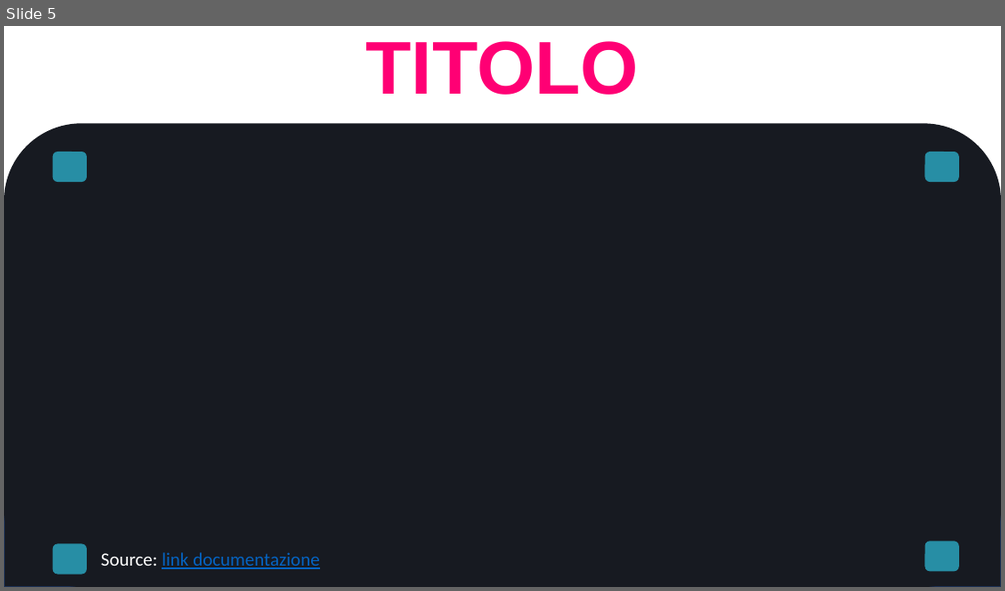
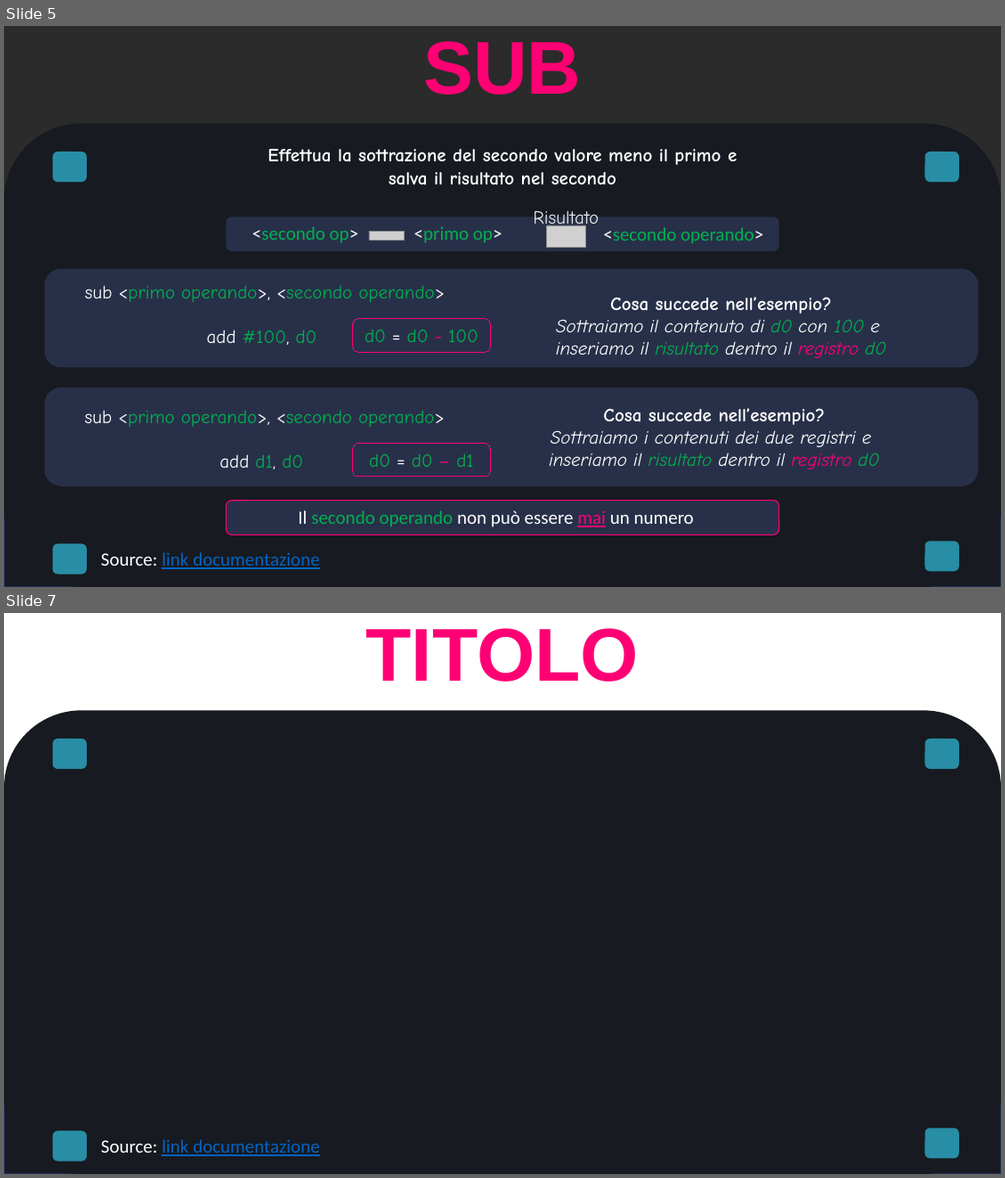
Before and after one commit to Giacomix02/Linux-day-2023, a slide deck: m68k.pptx. Shown one above the other, each under a label of ours: slide 5 before the commit, slides 5 and 7 after it; the slides between them are not shown. The pictures are 1005x591 and 1005x1178 pixels, drawn with LibreOffice and Linux fonts; fonts in the diff are those of the drawing; grey boxes stand for pictures; background and template pictures are left out; a plain dark background stands for a picture behind light text. Boxes give left, top, right and bottom in pixels: in the first picture for what was removed or moved away, otherwise in the second. Text is boxed around its words. In the diff, an @@ line names an element or a change of style, - is before the commit and + after.

```diff
--- a/m68k.pptx
+++ b/m68k.pptx
@@ slide 5 added at (4, 26, 1001, 587), background picture (left out) @@
@@ text added at (423, 41, 581, 95), 72 pt, text #FF0074, bold @@
+SUB
@@ rounded rectangle added at (4, 123, 1001, 587), fill #171A21 @@
@@ rounded rectangle added at (53, 151, 87, 183), fill #278EA5 @@
@@ text added at (267, 149, 736, 185), 18 pt, text #FFFFFF, bold @@
+Effettua la sottrazione del secondo valore meno il primo e salva il risultato nel secondo
@@ rounded rectangle added at (925, 151, 960, 183), fill #278EA5 @@
@@ text added at (533, 211, 599, 231), 18 pt, text #E7E6E6 @@
+Risultato
@@ rounded rectangle added at (226, 216, 779, 251), fill #283049 @@
@@ text added at (252, 226, 359, 243), 18 pt, text #00B050 @@
+<secondo op>
@@ picture added at (369, 231, 404, 240) @@
@@ text added at (414, 227, 502, 243), 18 pt, text #00B050 @@
+<primo op>
@@ picture added at (547, 225, 586, 248) @@
@@ text added at (603, 227, 763, 244), 18 pt, text #00B050 @@
+<secondo operando>
@@ rounded rectangle added at (44, 269, 979, 368), fill #283049 @@
@@ text added at (85, 285, 445, 345), 18 pt, text #00B050 @@
+sub <primo operando>, <secondo operando>
+add #100, d0
@@ rounded rectangle added at (353, 319, 490, 352), outline #FF0074 0.75 pt, 18 pt, text #00B050 @@
+d0 = d0 - 100
@@ text added at (556, 297, 886, 358), 18 pt, text #FFFFFF, italic @@
+Cosa succede nell’esempio?
+Sottraiamo il contenuto di d0 con 100 e
+inseriamo il risultato dentro il registro d0
@@ rounded rectangle added at (44, 387, 979, 486), fill #283049 @@
@@ text added at (85, 410, 445, 469), 18 pt, text #00B050 @@
+sub <primo operando>, <secondo operando>
+add d1, d0
@@ text added at (549, 408, 879, 469), 18 pt, text #FFFFFF, italic @@
+Cosa succede nell’esempio?
+Sottraiamo i contenuti dei due registri e
+inseriamo il risultato dentro il registro d0
@@ rounded rectangle added at (353, 443, 490, 477), outline #FF0074 0.75 pt, 18 pt, text #00B050 @@
+d0 = d0 – d1
@@ rounded rectangle added at (226, 500, 779, 534), fill #283049, outline #FF0074 1 pt @@
@@ rectangle added at (4, 516, 1001, 587), fill #171A21, outline #1E3256 1 pt @@
@@ text added at (298, 510, 694, 527), 18 pt, text #FFFFFF @@
+Il secondo operando non può essere mai un numero
@@ rounded rectangle added at (53, 543, 87, 574), fill #278EA5 @@
@@ text added at (101, 552, 319, 569), 18 pt, text #0563C1, underline @@
+Source: link documentazione
@@ rounded rectangle added at (925, 540, 960, 572), fill #278EA5 @@
@@ what was slide 5 is now slide 7 @@
```
Also in this commit, not shown: 3 slides changed, 1 other slide added.
